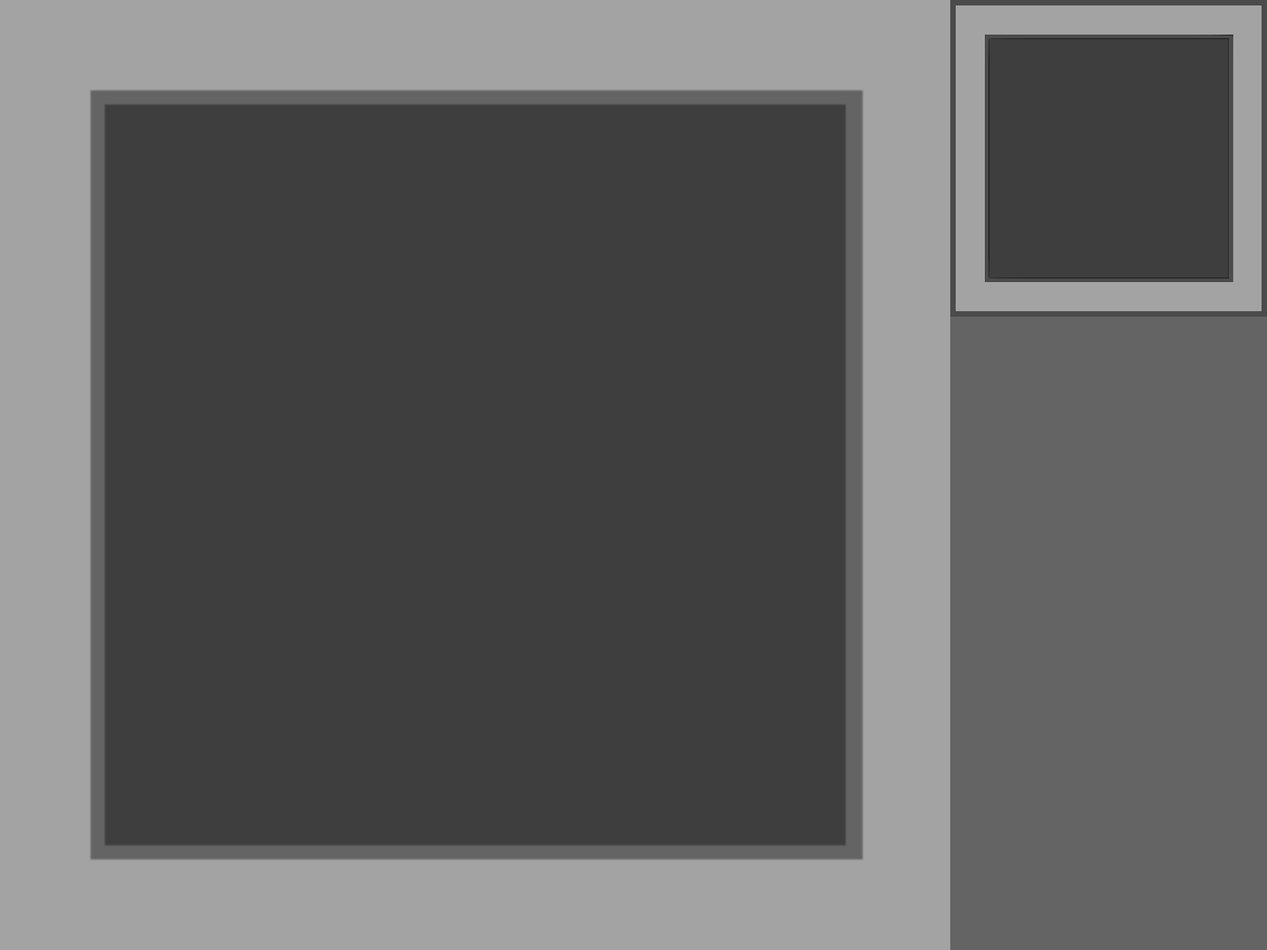
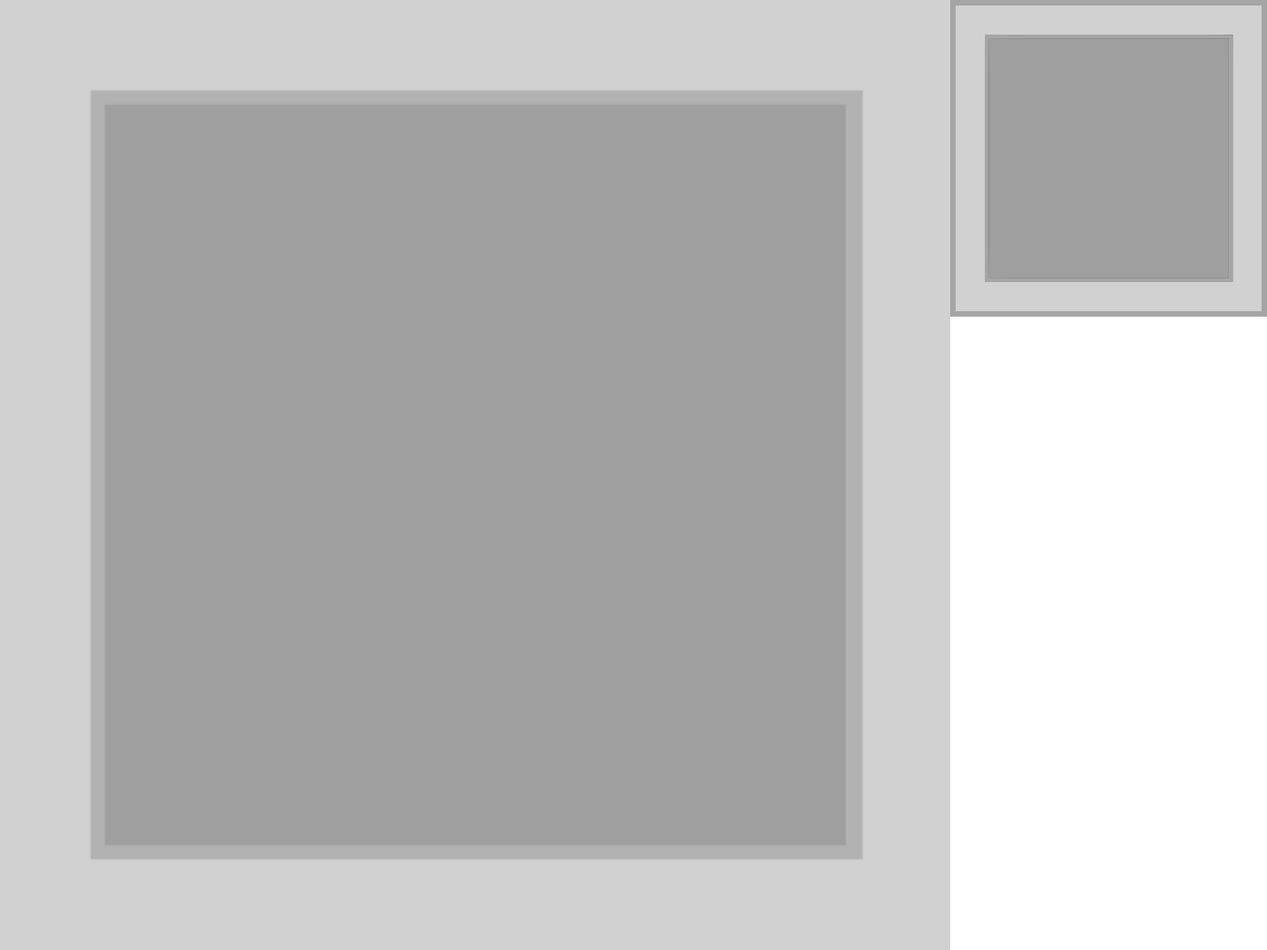
Layers edited between the first and the second 1267x950 image:
painted on "Camada de pintura 1" over [931, 0, 1267, 350]
removed layer "Copiar de Camada de pintura 2" over [0, 0, 991, 950]
removed layer "Camada de pintura 2" over [931, 0, 1267, 350]
"Plano de fundo": opacity 100% → 50%, painted on it over [0, 0, 1267, 950]
